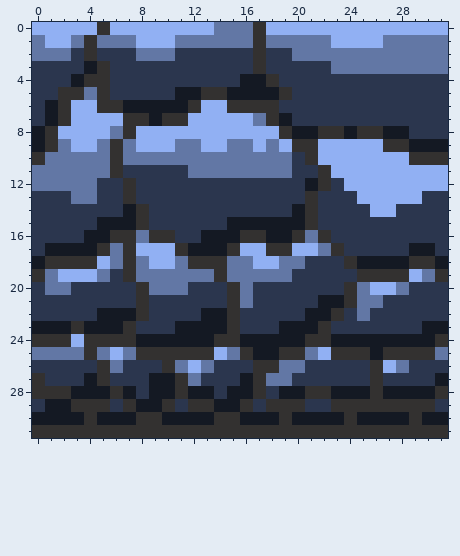
Edited in one commit: pixel-art sprite (libgdx/android/assets/nonliving_entities/objects/HO_CAVEWALL_01_32_X.png). That is the earlier state.
The file is 32x32 pixels.
After the commit:
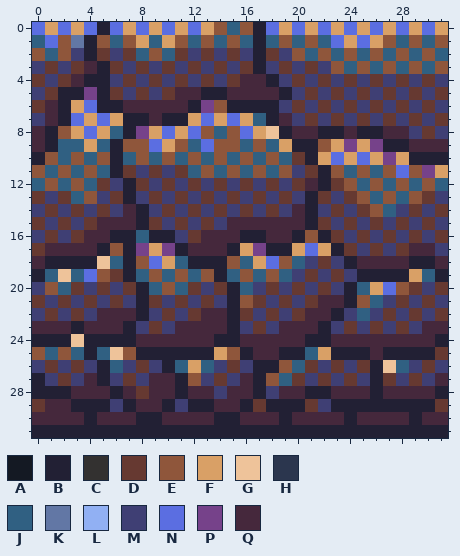
Palette (. is transparent): A #141923  B #222034  C #333130  D #663931  E #8f563b  F #d9a066  G #eec39a  H #2b364e  J #306082  K #6277a5  L #91b0f3  M #3f3f74  N #5b6ee1  P #76428a  Q #45283c
The edit:
Changed rows in their new state; - is an unchanged pixel.
first column x 0:
 0 NFNFNBNFNFNFNFEJEBNFNFNFNFNFNFNF
 1 JNE-BEJEFJFEJEJEJBJEJEJNFNFEJEJE
 2 EJEMBDMDJEJDMDMDMBDMEJEJEJEJEJEJ
 3 MDMDQBDMDMDMDMDMDBMDMDMEJEJEJEJE
 4 DMDQBBMDMDMDMDMDQQBMDMDMDMDMDMDM
 5 MDBBPBDMDMDQQBBQQQQBMDMDMDMDMDMD
 6 DQBFNBBQQQQQBPEBBBBMDMDMDMDMDMDM
 7 MQBNFNFBBQBBFNFNFJBQMDMDMDMDMDMD
 8 QBEFNFJBPFNFNEJENFGBQQBBQBBQQMDM
 9 QBJJFJBEENFEJNEEJEJFBBEFPFPBBQQQ
10 BEJEJEBJEJEJEJEJEJEJDBFNFNFPFBBB
11 EJEJEJBDMDMDJEJEJEJEMDBEJEJENEPF
12 JEJEJDMBDMDMDMDMDMDMDQBDEJEJEJEJ
13 DMDJEMDBMDMDMDMDMDMDMBDMDEJEJEDM
14 MDMDMDMQBMDMDMDMDMDMQBMDMDEJMDMD
15 DMDMDQQQBDMDMDMQQQQQQBDMDMDMDMDM
16 MDMDQQBBJBBMDQQQBBQQBEBDMDMDMDMD
17 DQQQQBEBPFPBQQQBFPBBFNFBDMDMDQQM
18 QBBBBGJBENFJBBBEJFNEJMDMBQQQQBBQ
19 BJGJNEDBJEJEJEBJEJEJMDMDMBBBBFJB
20 MEJDMDMDBJEJDMDBJMDMDMDMBJFNEDMD
21 DMDMDMDMBDMDMDMBEDMDMDQQBEJMDMDM
22 MDMDMQQQBMDMDQQBDMDMDQQBMJMDMDMD
23 QQQBQQQBMDMQQQQBMDMQQQBMDMDMDMQQ
24 BBBGBBBBQQQQQQBBQQQQQBBQQQQQQQQB
25 EJEJBJGEBBBBBBFEBQQBBJFBBBQBBBBD
26 MDMDMBJMDMBJFJMDMBBEJDMDMDBGJMDM
27 BMDMQBMDMQQBEMDMQBEJDMDMDMBDMDMQ
28 BBBQQQBQDQQBQQMQQBMQQBBQQQBQQQQB
29 DQQBBBMBQQBMBBQQBDBBBDMBBBBBBBBD
30 QQQQBQQQBBQQQQBBQQQBQQQQBQQQQBQQ
31 BBBBBBBBBBBBBBBBBBBBBBBBBBBBBBBB
